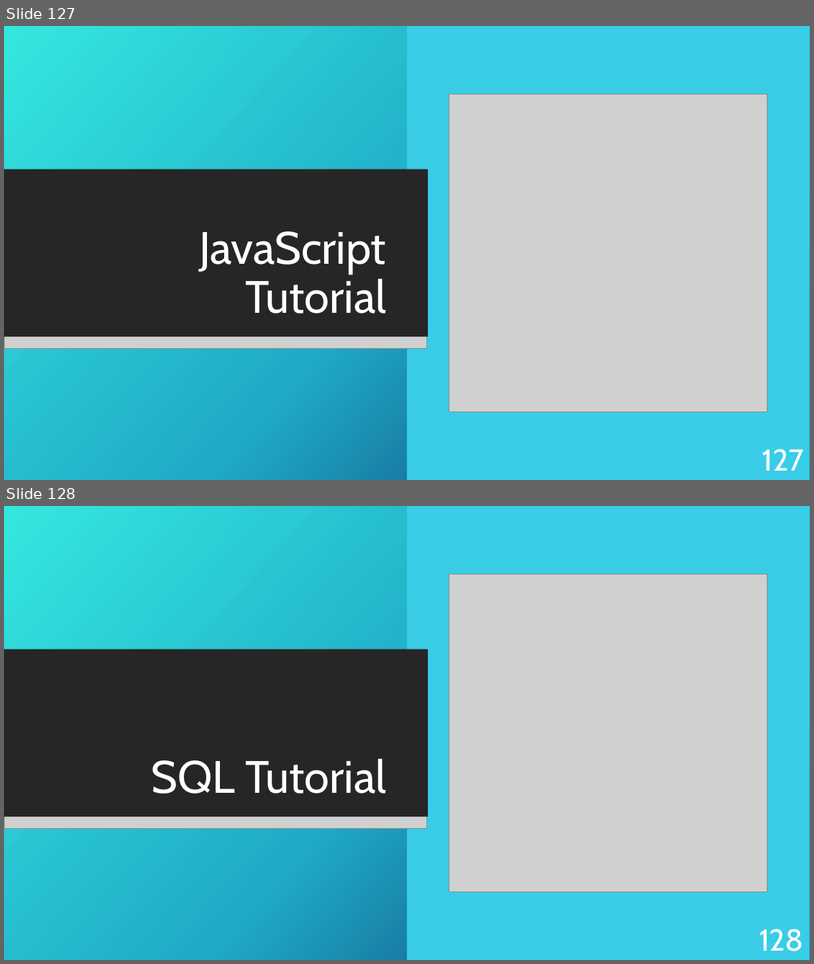
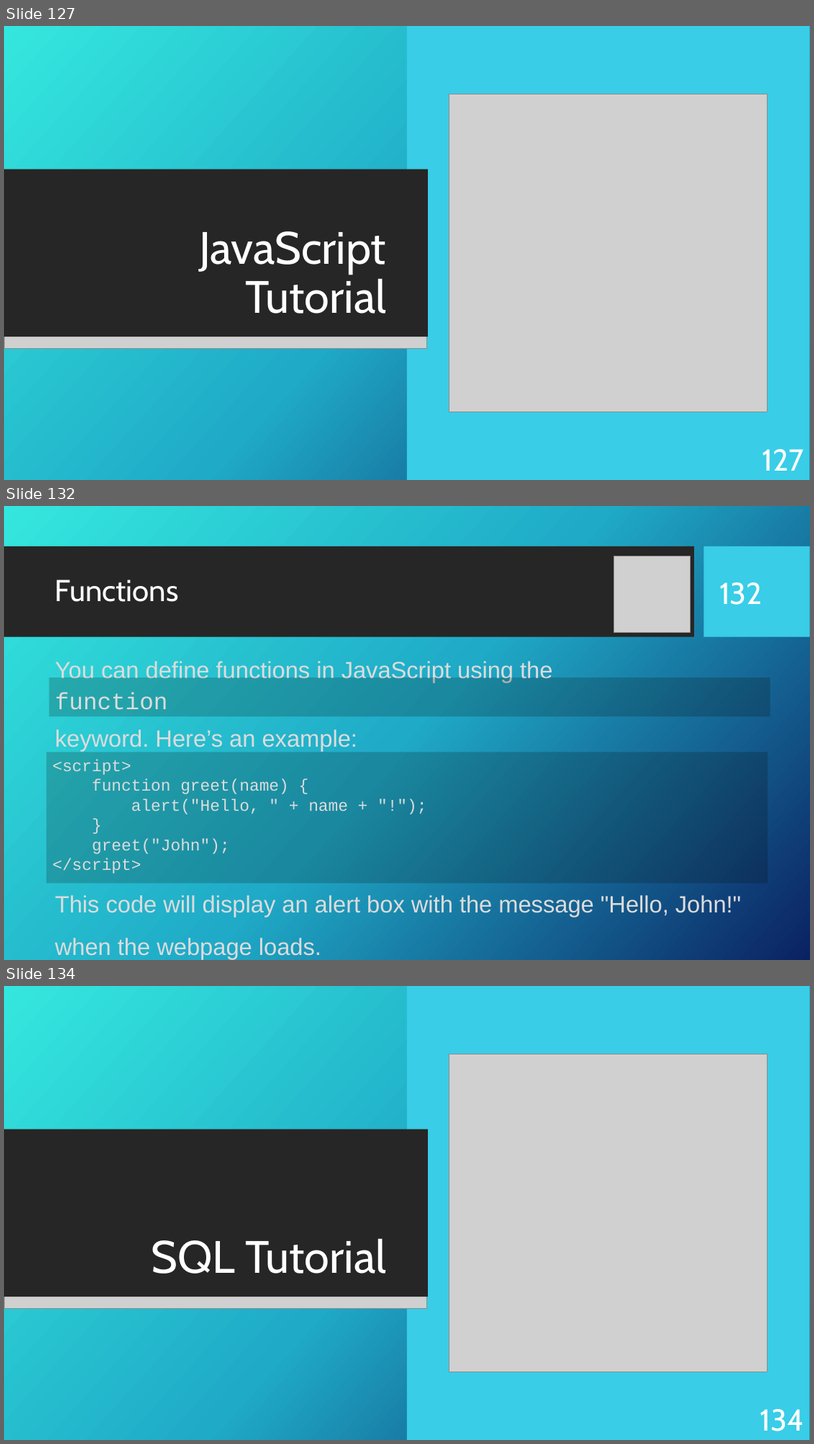
Before and after one commit to KurtAbraham/CS451, a slide deck: CS 451-KAbraham-Internet Technologies Tutorials.pptx. Shown one above the other, each under a label of ours: slides 127 and 128 before the commit, slides 127, 132 and 134 after it; the slides between them are not shown. The pictures are 814x964 and 814x1444 pixels, drawn with LibreOffice and Linux fonts; fonts in the diff are those of the drawing; grey boxes stand for pictures; background and template pictures are left out. Boxes give left, top, right and bottom in pixels: in the first picture for what was removed or moved away, otherwise in the second. Text is boxed around its words. In the diff, an @@ line names an element or a change of style, - is before the commit and + after.

```diff
--- a/CS 451-KAbraham-Internet Technologies Tutorials.pptx
+++ b/CS 451-KAbraham-Internet Technologies Tutorials.pptx
@@ slide 132 added at (x1=4, y1=506, x2=810, y2=960), background picture (left out) @@
@@ rectangle added at (x1=4, y1=546, x2=694, y2=637), fill #262626 @@
@@ rectangle added at (x1=705, y1=546, x2=810, y2=637), fill #39CDE7 @@
@@ picture added at (x1=615, y1=556, x2=691, y2=632) @@
@@ title added at (x1=55, y1=579, x2=179, y2=602), 36 pt, text #FFFFFF @@
+Functions
@@ page number added at (x1=720, y1=582, x2=763, y2=605), 36 pt, text #FFFFFF @@
+132
@@ rectangle added at (x1=49, y1=678, x2=771, y2=716), fill #080808 at 20% opacity, 28 pt, text #DCDCDC @@
+function
@@ text added at (x1=55, y1=661, x2=553, y2=682), 28 pt, text #DCDCDC @@
+You can define functions in JavaScript using the
@@ text added at (x1=55, y1=729, x2=358, y2=751), 28 pt, text #DCDCDC @@
+keyword. Here’s an example:
@@ rectangle added at (x1=46, y1=752, x2=768, y2=883), fill #080808 at 20% opacity, 19.6 pt, text #DCDCDC @@
+<script>
+function greet(name) {
+alert("Hello, " + name + "!");
+}
+greet("John");
+</script>
@@ text added at (x1=55, y1=895, x2=741, y2=959), 28 pt, text #DCDCDC @@
+This code will display an alert box with the message "Hello, John!" when the webpage loads.
@@ what was slide 128 is now slide 134 @@
@@ page number at (x1=760, y1=1409, x2=804, y2=1431): text changed @@
-128
+134
```
Also in this commit, not shown: 1 slide changed, 5 other slides added, 9 other files.
